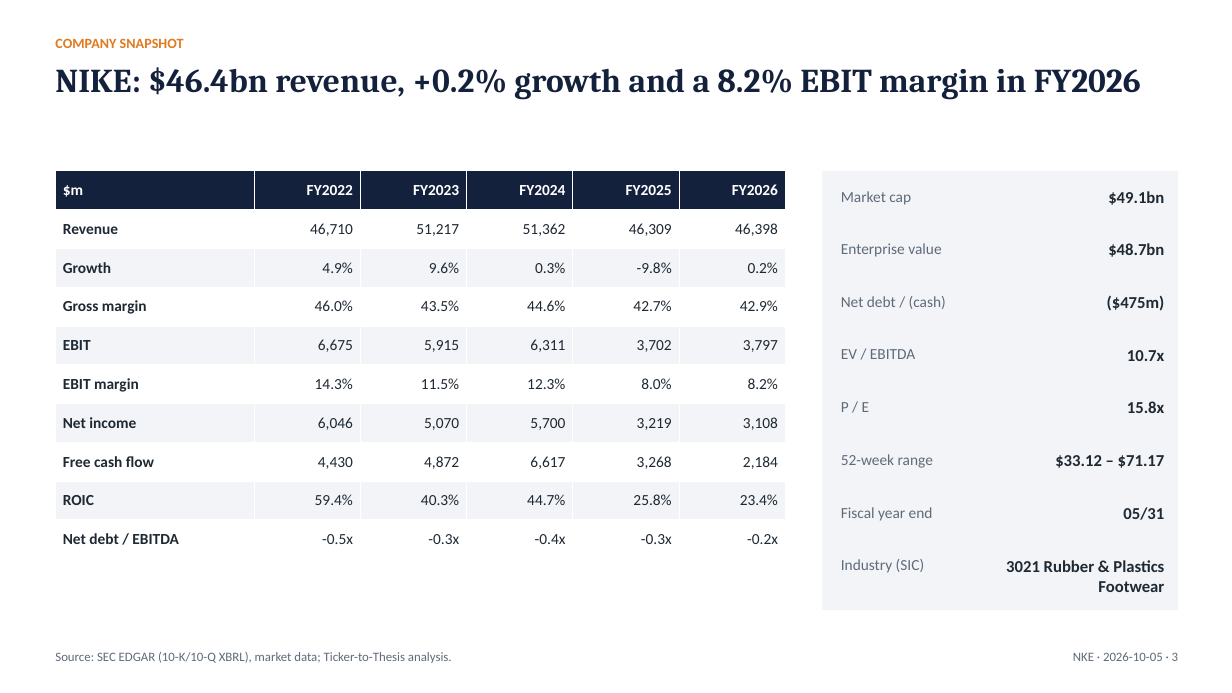
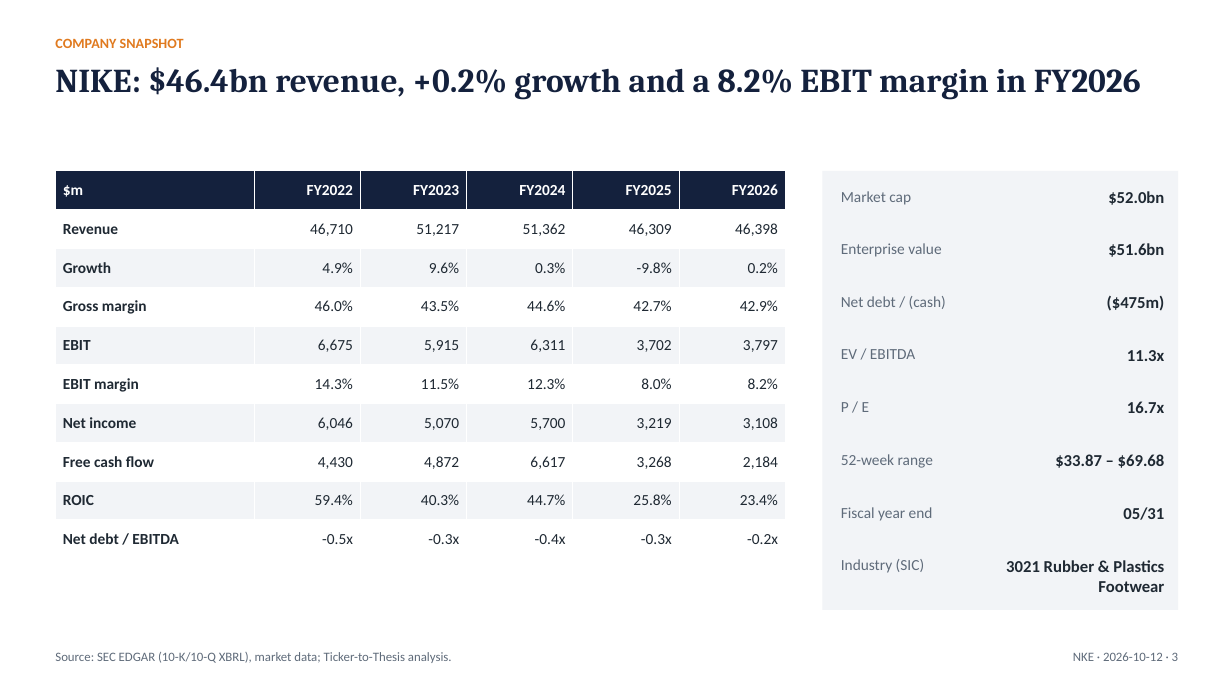
Before and after one commit to Abhishek10-r/ticker-to-thesis, a slide deck: slide 3 of examples/nike/latest/NKE_pitch_deck.pptx. Drawn at 1232x693 pixels with LibreOffice and Linux fonts; fonts in the diff are those of the drawing. Boxes give left, top, right and bottom in pixels: in the first picture for what was removed or moved away, otherwise in the second. Text is boxed around its words. In the diff, an @@ line names an element or a change of style, - is before the commit and + after.

```diff
--- a/examples/nike/latest/NKE_pitch_deck.pptx
+++ b/examples/nike/latest/NKE_pitch_deck.pptx
@@ text at box(1108, 191, 1164, 205): text changed @@
-$49.1bn
+$52.0bn
@@ text at box(1108, 243, 1164, 257): text changed @@
-$48.7bn
+$51.6bn
@@ text at box(1127, 350, 1164, 361): text changed @@
-10.7x
+11.3x
@@ text at box(1127, 401, 1164, 413): text changed @@
-15.8x
+16.7x
@@ text at box(1055, 454, 1165, 468): text changed @@
-$33.12 – $71.17
+$33.87 – $69.68
@@ text at box(1073, 652, 1178, 661): text changed @@
-NKE · 2026-10-05 · 3
+NKE · 2026-10-12 · 3
```
Also in this commit, not shown: 14 other slides changed, 4 other files.
